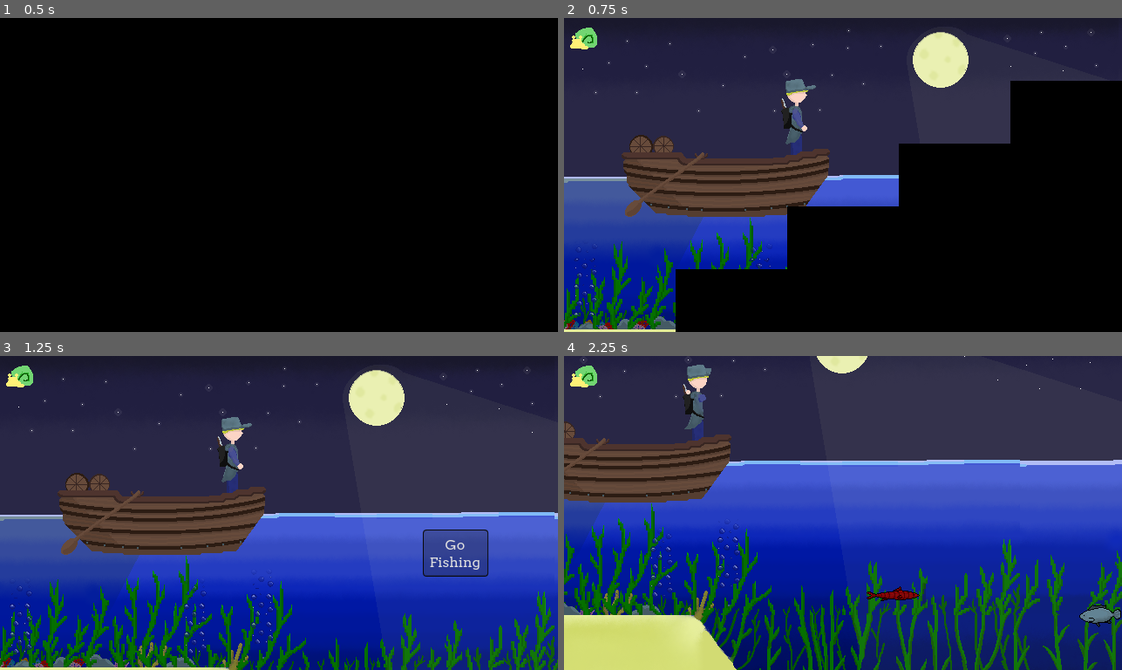
Above: before the commit, frames 1-4 (two rows, left to right).
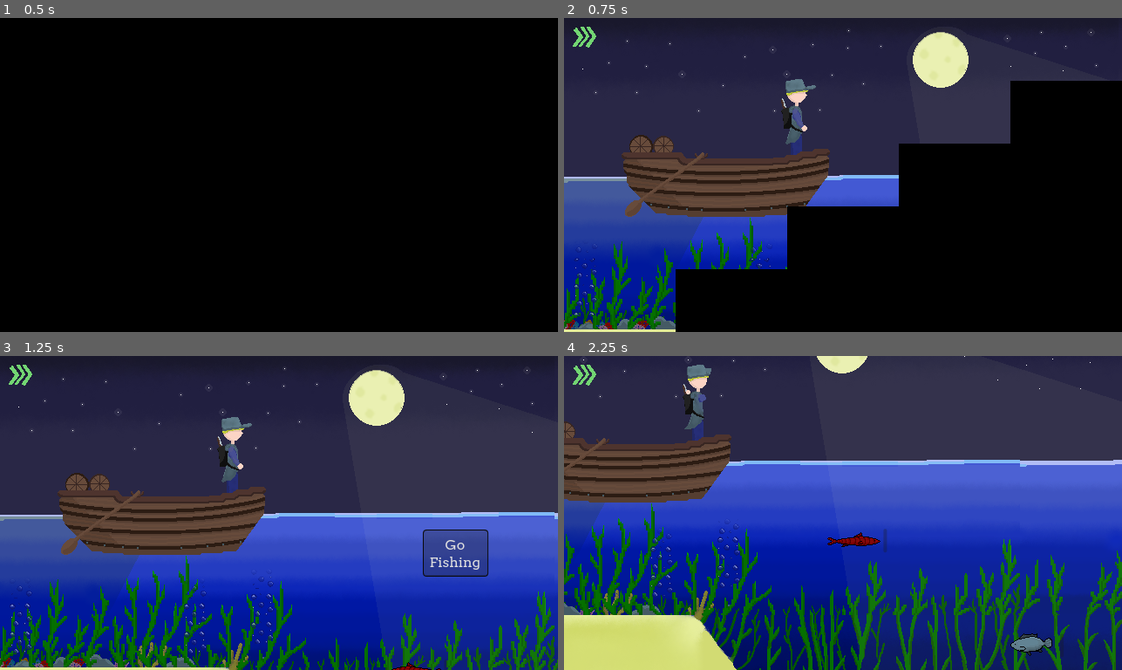
Above: after the commit, the same moments.

Repository: Timeo21/OGJ-8
Game: Godot game, scene res://scenes/tester.tscn
Two runs of this game, one before a commit and one after it. Both use one fixed random seed, a clock stepped at 60 frames per second and the inputs below. This scene is started directly instead of the project's main scene. Sound files missing from this copy of the repository are replaced by a short silence.
Inputs:
- Up to frame 1 (0.5 s): no input
- Up to frame 2 (0.75 s): hold D (right) from 0.53 s (still down)
- Up to frame 3 (1.25 s): keep holding D (right)
- Up to frame 4 (2.25 s): release D (right) at 1.25 s; click "Go Fishing" at 1.25 s

Frame 1 is identical in both runs. In frame 2, 0.2% of the frame differs, in the area x 1-6%, y 2-10%; in frame 3, 0.3%; in frame 4, 1.4%, in the area x 1-100%, y 2-96%.

Commit message:
add fast item

Diff:
--- a/scenes/tester.tscn
+++ b/scenes/tester.tscn
@@ -8,7 +8,7 @@
 
 [node name="Tester" type="Node" unique_id=90102652 node_paths=PackedStringArray("buy_panel", "summary_panel")]
 script = ExtResource("1_mnnv6")
-test_number = 5
+test_number = 6
 buy_panel = NodePath("Control/BuyPanel")
 summary_panel = NodePath("Control/DaySummaryPanel")
 
--- a/scripts/cursor.gd
+++ b/scripts/cursor.gd
@@ -8,11 +8,12 @@
 
 @onready var collision_shape: CollisionShape2D = $CollisionShape2D
 
-@export var mul: float = 2
 @export var decel: float = 200
 @export var boost_mash: float = 200
 @export var boost_keep: float = 400
-@export var max_speed: float = 400
+@onready var max_speed: float = get_max_speed()
+@export var base_max_speed: float = 400
+@export var fast_multiplier: float = 2
 @export var speed: Vector2 = Vector2.ZERO
 @export var mode: Mode = Mode.KEEP
 @export var border_offset: float = 0
@@ -53,3 +54,8 @@
 
 	# so that speed at botom is 0
 	speed = (position - prev_pos) / delta
+
+func get_max_speed() -> float:
+	if GameState.isItemOwned(Utils.ItemId.FAST):
+		return fast_multiplier*base_max_speed
+	return base_max_speed
--- a/scripts/tester.gd
+++ b/scripts/tester.gd
@@ -42,3 +42,10 @@
 		var i: int = GameState.item_pool.find(Utils.ItemId.SLOW)
 		GameState.item_pool.remove_at(i)
 		TransitionPlayer.change_scene("res://scenes/main.tscn")
+
+	if test_number == 6:
+		randomize()
+		GameState.owned_items.push_back(Utils.ItemId.FAST)
+		var i: int = GameState.item_pool.find(Utils.ItemId.FAST)
+		GameState.item_pool.remove_at(i)
+		TransitionPlayer.change_scene("res://scenes/main.tscn")
